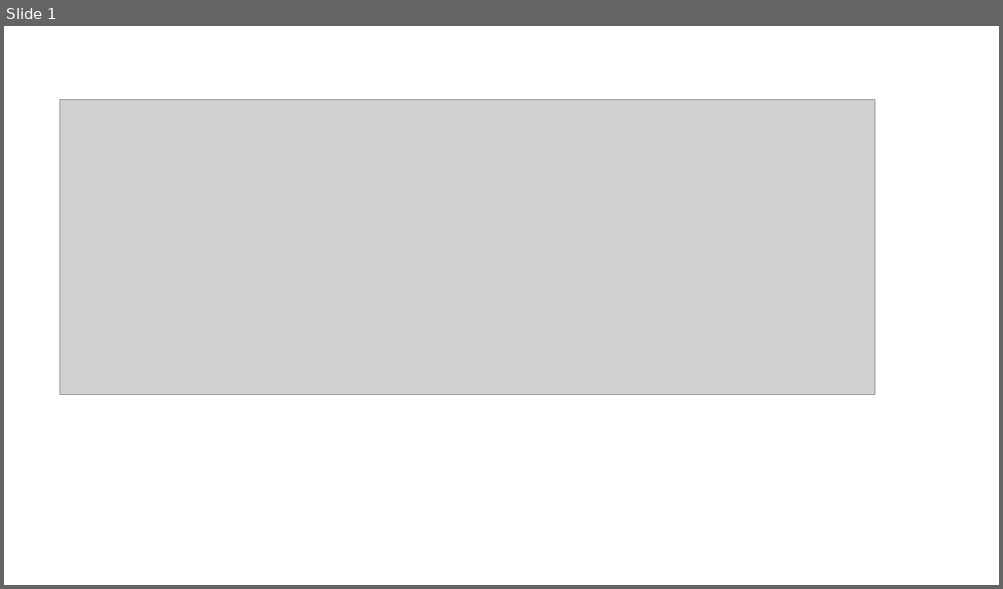
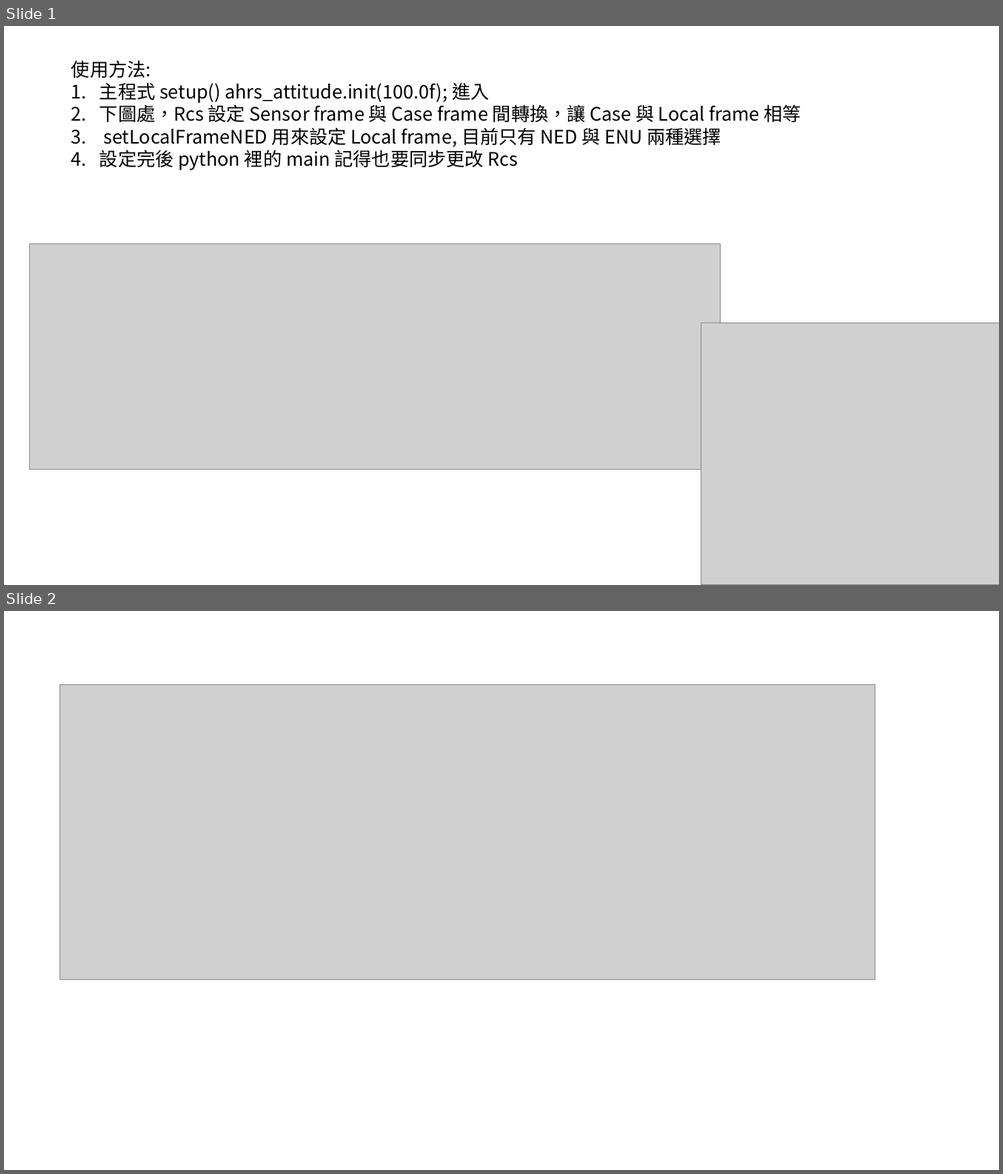
Before and after one commit to adamShiau/adamShiau_Arduino, a slide deck: HINS_MCU_V3.1_M/doc/Madgwick 姿態算法.pptx. Shown one above the other, each under a label of ours: slide 1 before the commit, slides 1 and 2 after it. The pictures are 1003x589 and 1003x1174 pixels, drawn with LibreOffice and Linux fonts; fonts in the diff are those of the drawing; grey boxes stand for pictures. Boxes give left, top, right and bottom in pixels: in the first picture for what was removed or moved away, otherwise in the second. Text is boxed around its words. In the diff, an @@ line names an element or a change of style, - is before the commit and + after.

```diff
--- a/HINS_MCU_V3.1_M/doc/Madgwick 姿態算法.pptx
+++ b/HINS_MCU_V3.1_M/doc/Madgwick 姿態算法.pptx
@@ slide 1 added at <box>4,26,999,585</box>, background #FFFFFF @@
@@ text added at <box>71,60,801,170</box>, 18 pt, text #000000 @@
+使用方法:
+1. 主程式 setup() ahrs_attitude.init(100.0f); 進入
+2. 下圖處，Rcs 設定 Sensor frame 與 Case frame 間轉換，讓 Case 與 Local frame 相等
+3. setLocalFrameNED 用來設定 Local frame, 目前只有 NED 與 ENU 兩種選擇
+4. 設定完後 python 裡的 main 記得也要同步更改 Rcs
@@ picture added at <box>29,244,720,470</box> @@
@@ picture added at <box>701,323,999,585</box> @@
@@ what was slide 1 is now slide 2 @@
```
Also in this commit, not shown: 3 other files.
